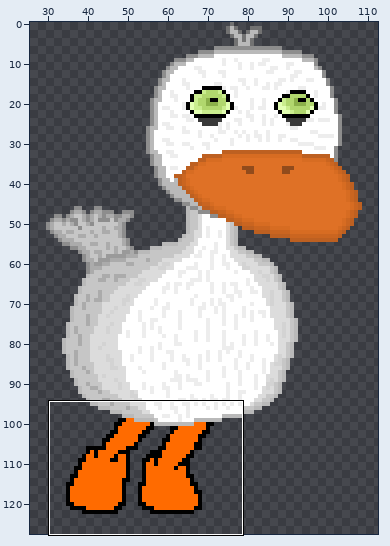
Pixel-art file, stored at Art/NewBird.aseprite. Above: a wide view before the commit, with the close-up outlined.
Close-up. Before the commit:
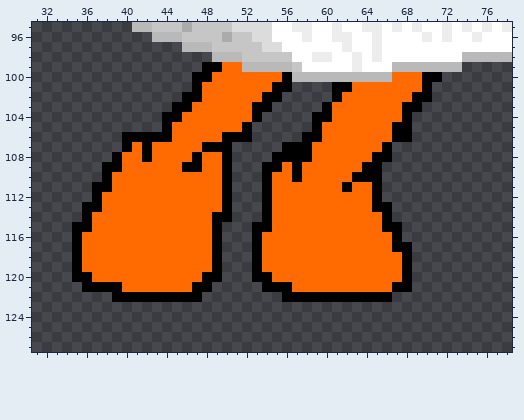
128x128 pixels, 1 frame. Colours within 5 levels of each other are drawn and written as one. Shown: x 31..78, y 95..127. The wide view leaves out empty margins.
After the commit:
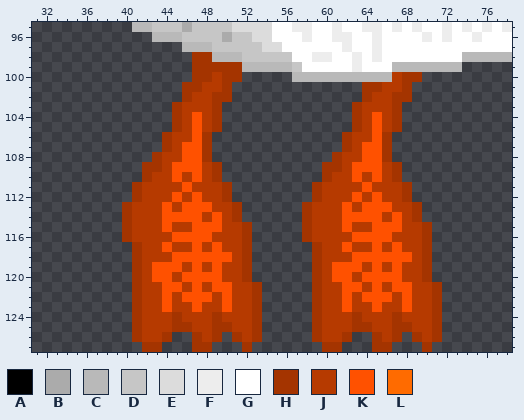
Palette (. is transparent): A #000000  B #ababab  C #b9b9b9  D #c6c6c6  E #dcdcdc  F #ededed  G #ffffff  H #a43400  J #b63a00  K #ff5100  L #ff6b00
The exact change:
Layer "Jalat":
y 98: x 47..48 .. -> HH
y 99: x 47..51 .AALL -> HHHHH
y 100: x 47..56 AALLLLLLLA -> HHJHH.....; x 67..71 LLLAA -> JHH..
y 101: x 46..56 .ALLLLLLLAA -> HHJJH......; x 61..70 AALLLLLLLA -> ...HHJJH..
y 102: x 46..55 AALLLLLLAA -> HJJHH.....; x 61..70 ALLLLLLLAA -> ...HJJHH..
y 103: x 45..54 AALLLLLLAA -> HJJJH.....; x 60..69 ALLLLLLLAA -> ...HJJJH..
y 104: x 44..53 AALLLLLLLA -> .HJKJH....; x 59..68 AALLLLLLLA -> ....HJKJH.
y 105: x 44..52 ALLLLLLLA -> .HJKJH...; x 59..68 ALLLLLLLAA -> ....HJKJH.
y 106: x 40..52 AAAAALLLLLAAA -> ....HJJKH....; x 58..68 AALLLLLLLAA -> ....HJJKH..
y 107: x 40..50 ALALLLLLAAA -> ....HJKKH..; x 56..66 AAALLLLLLLA -> ......HJKKH
y 108: x 39..50 ALLALLLLALLA -> ....HJJKKH..; x 55..66 AAAALLLLLLAA -> ......HJJKKH
y 109: x 38..50 AALLLLLLAALLA -> ....HHJKKKJH.; x 54..67 AALALLLLLLAA.. -> ......HHJKKKJH
y 110: x 38..50 ALLLLLLLLLLLA -> ....HJJKJKJH.; x 54..67 ALLALLLLLAAA.. -> ......HJJKJKJH
y 111: x 37..50 AALLLLLLLLLLLA -> ....HJJJJKJJJH; x 54..68 ALLLLLLLALLA... -> .....HJJJJKJJJH
y 112: x 37..50 ALLLLLLLLLLLLA -> ....HJJJKJKJJH; x 54..68 ALLLLLLLLLLA... -> .....HJJJKJKJJH
y 113: x 36..51 AALLLLLLLLLLLLA. -> ....HJJJKJKKKJJH; x 54..69 ALLLLLLLLLLAA... -> ....HJJJKJKKKJJH
y 114: x 36..51 ALLLLLLLLLLLLAA. -> ....HJJJKKKKJKJH; x 54..69 ALLLLLLLLLLLA... -> ....HJJJKKKKJKJH
y 115: x 35..70 AALLLLLLLLLLLLA...AALLLLLLLLLLLAA... -> .....HJJJKJJKKKJJH.....HJJJKJJKKKJJH
y 116: x 35..70 ALLLLLLLLLLLLLA...ALLLLLLLLLLLLLA... -> .....HJJJJKKKKJJJH.....HJJJJKKKKJJJH
y 117: x 35..70 ALLLLLLLLLLLLLA...ALLLLLLLLLLLLLAA.. -> ......HJJKJJKJKJJH......HJJKJJKJKJJH
y 118: x 35..70 ALLLLLLLLLLLLLA...ALLLLLLLLLLLLLLA.. -> ......HJJJKKKKKKJH......HJJJKKKKKKJH
y 119: x 35..70 ALLLLLLLLLLLLLA...ALLLLLLLLLLLLLLA.. -> ......HJKKKJKJKJJH......HJKKKJKJKJJH
y 120: x 35..70 AALLLLLLLLLLLAA...AALLLLLLLLLLLLLA.. -> ......HJKKJKKKKJJH......HJKKJKKKKJJH
y 121: x 36..71 AAAALLLLLLLAA.....AAALLLLLLLLLLAA... -> .....HJJKKJKJKKJJH.....HJJKKJKJKKJJH
y 122: x 39..53 AAAAAAAAA...... -> ..HJJKJKKKJKJJH; x 56..71 AAAAAAAAAAA..... -> ...HJJKJKKKJKJJH
y 123: x 41..53 ............. -> HJJKJJKJJKJJH; x 59..71 ............. -> HJJKJJKJJKJJH
y 124: x 41..53 ............. -> HJJJHJJJHJJJH; x 59..71 ............. -> HJJJHJJJHJJJH
y 125: x 41..53 ............. -> HJJJHHJJHHJJH; x 59..71 ............. -> HJJJHHJJHHJJH
y 126: x 41..44 .... -> HJJH; x 47..49 ... -> HJH; x 51..53 ... -> HJH; x 59..62 .... -> HJJH; x 65..67 ... -> HJH; x 69..71 ... -> HJH
y 127: x 42..43 .. -> HH; x 47..48 .. -> HH; x 52 . -> H; x 60..61 .. -> HH; x 65..66 .. -> HH; x 70 . -> H
